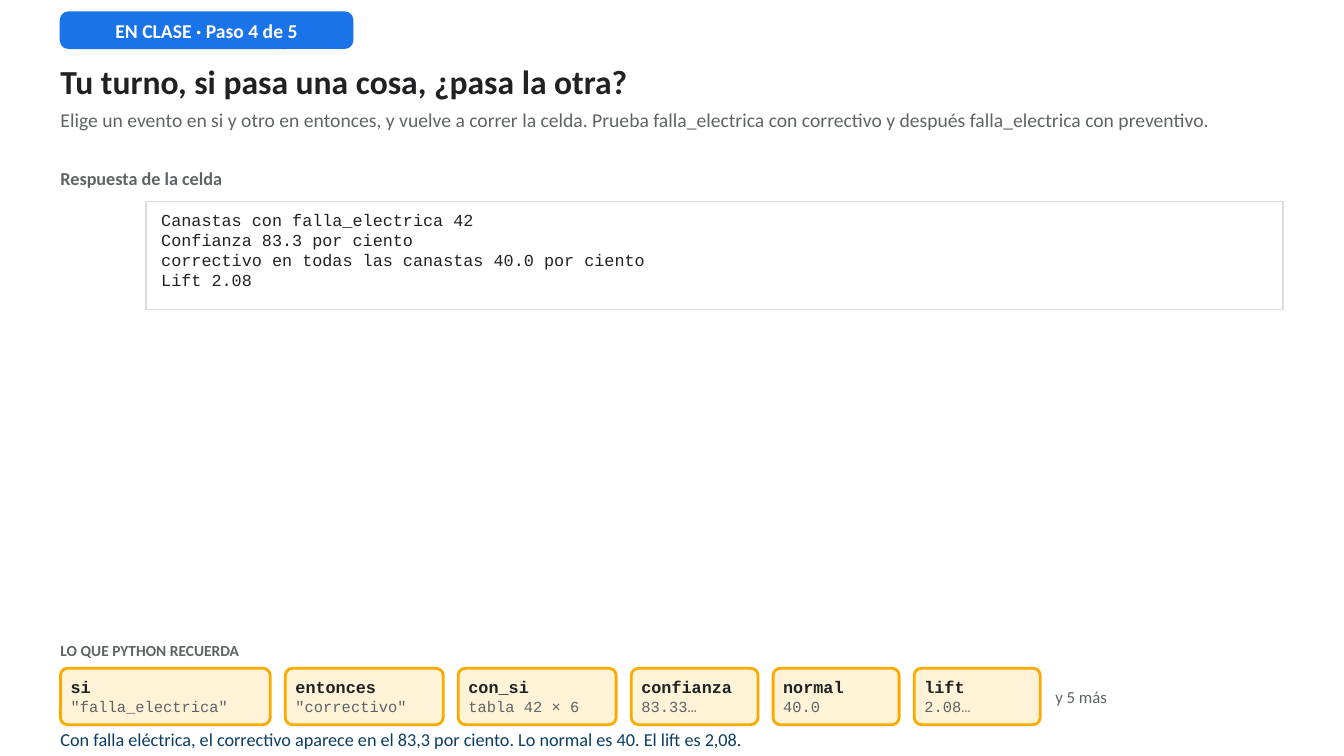
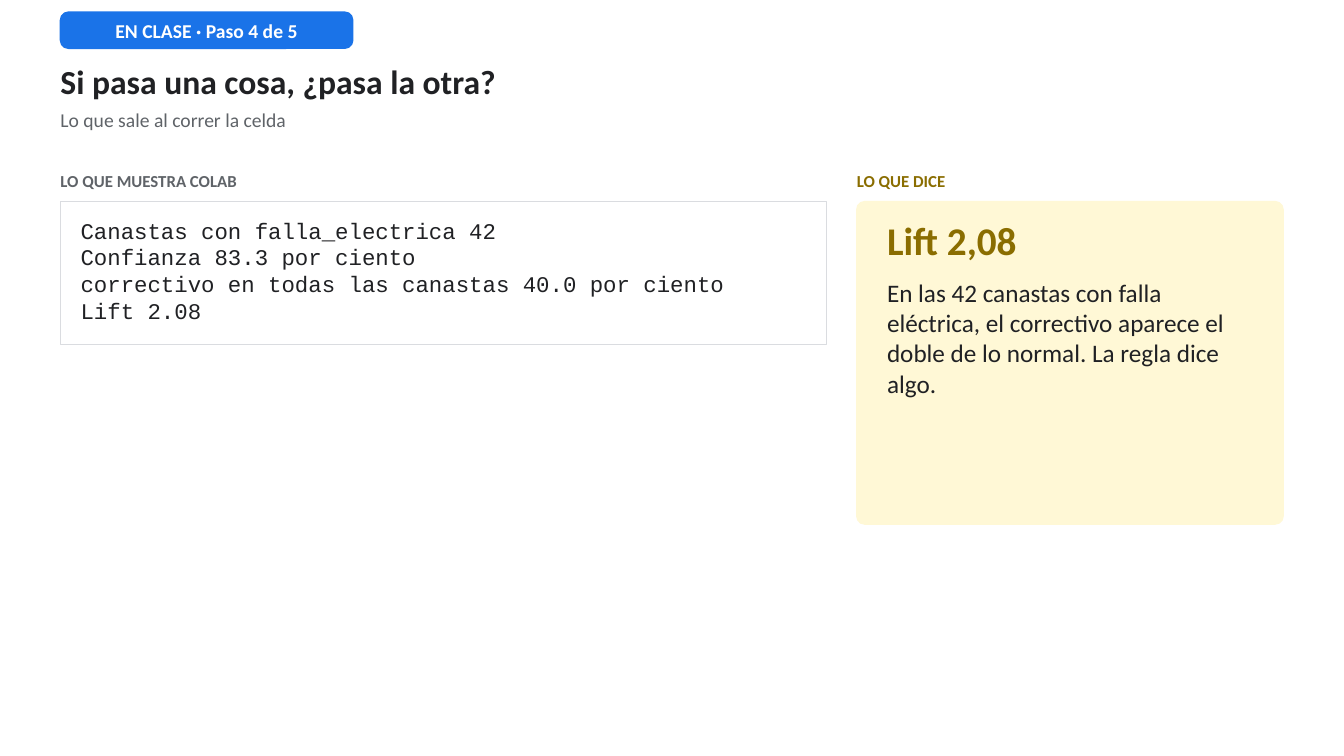
Before and after one commit to RodrigoMSB/curso-python-minergia, a slide deck: slide 20 of presentaciones/Simulador_Lab04_guiado.pptx (slide 23 before the commit). Drawn at 1344x756 pixels with LibreOffice and Linux fonts; fonts in the diff are those of the drawing. Boxes give left, top, right and bottom in pixels: in the first picture for what was removed or moved away, otherwise in the second. Text is boxed around its words. In the diff, an @@ line names an element or a change of style, - is before the commit and + after.

```diff
--- a/presentaciones/Simulador_Lab04_guiado.pptx
+++ b/presentaciones/Simulador_Lab04_guiado.pptx
@@ text at (x1=60, y1=70, x2=496, y2=100): text changed @@
-Tu turno, si pasa una cosa, ¿pasa la otra?
+Si pasa una cosa, ¿pasa la otra?
@@ text at (x1=60, y1=113, x2=286, y2=130): text changed @@
-Elige un evento en si y otro en entonces, y vuelve a correr la celda. Prueba falla_electrica con correctivo y después falla_electrica con preventivo.
+Lo que sale al correr la celda
@@ text at (x1=60, y1=176, x2=237, y2=189): text changed; size 13 to 12 pt @@
-Respuesta de la celda
+LO QUE MUESTRA COLAB
@@ text added at (x1=857, y1=176, x2=945, y2=189), 12 pt, text #8A6D00, bold @@
+LO QUE DICE
@@ rectangle resized from (x1=146, y1=202, x2=1284, y2=310) to (x1=60, y1=202, x2=827, y2=345) @@
@@ rounded rectangle resized from (x1=60, y1=668, x2=270, y2=725) to (x1=857, y1=202, x2=1284, y2=524) @@
@@ rounded rectangle at (x1=857, y1=202, x2=1284, y2=524): fill #FEF3D6 to #FFF8D6; outline #F9AB00 2 pt to #FFF8D6 1 pt; proportions changed @@
@@ text "Canastas con falla_electrica 42" moved from (x1=161, y1=214, x2=644, y2=286) to (x1=81, y1=222, x2=723, y2=320) @@
@@ text "Canastas con falla_electrica 42" at (x1=81, y1=222, x2=723, y2=320): size 12 to 16 pt @@
@@ text added at (x1=887, y1=227, x2=1223, y2=398), 18 pt, text #202124 @@
+Lift 2,08
+En las 42 canastas con falla eléctrica, el correctivo aparece el doble de lo normal. La regla dice algo.
@@ text removed at (x1=60, y1=646, x2=239, y2=658) @@
-LO QUE PYTHON RECUERDA
@@ text removed at (x1=71, y1=681, x2=228, y2=714) @@
-si
-"falla_electrica"
@@ rounded rectangle removed at (x1=285, y1=668, x2=444, y2=725) @@
@@ text removed at (x1=295, y1=681, x2=406, y2=712) @@
-entonces
-"correctivo"
@@ rounded rectangle removed at (x1=459, y1=668, x2=617, y2=725) @@
@@ text removed at (x1=468, y1=681, x2=579, y2=712) @@
-con_si
-tabla 42 × 6
@@ rounded rectangle removed at (x1=631, y1=668, x2=758, y2=725) @@
@@ text removed at (x1=641, y1=681, x2=732, y2=712) @@
-confianza
-83.33…
@@ rounded rectangle removed at (x1=773, y1=668, x2=899, y2=725) @@
@@ text removed at (x1=783, y1=681, x2=843, y2=712) @@
-normal
-40.0
@@ rounded rectangle removed at (x1=914, y1=668, x2=1041, y2=725) @@
@@ text removed at (x1=924, y1=681, x2=970, y2=712) @@
-lift
-2.08…
@@ text removed at (x1=1055, y1=691, x2=1107, y2=706) @@
-y 5 más
@@ text removed at (x1=60, y1=733, x2=742, y2=749) @@
-Con falla eléctrica, el correctivo aparece en el 83,3 por ciento. Lo normal es 40. El lift es 2,08.
```
Also in this commit, not shown: 29 other slides changed, 14 slides added, 45 slides removed.
